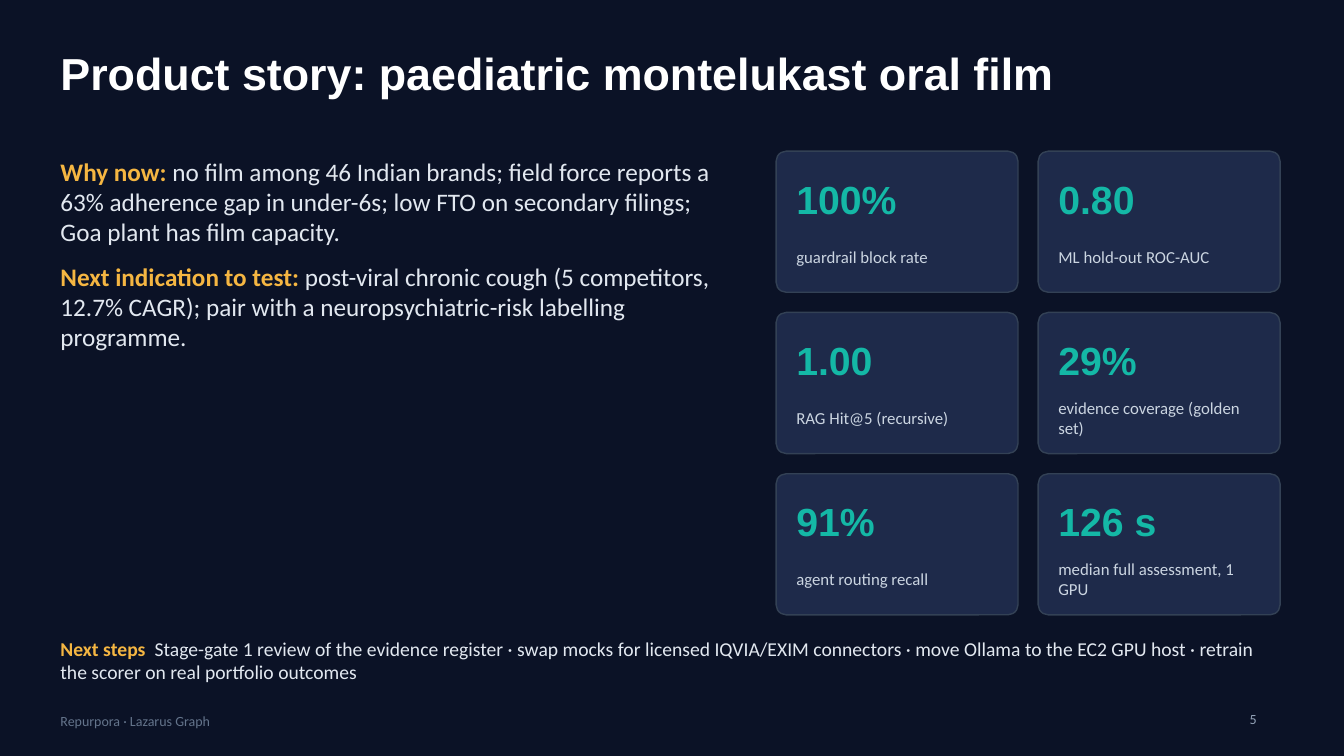
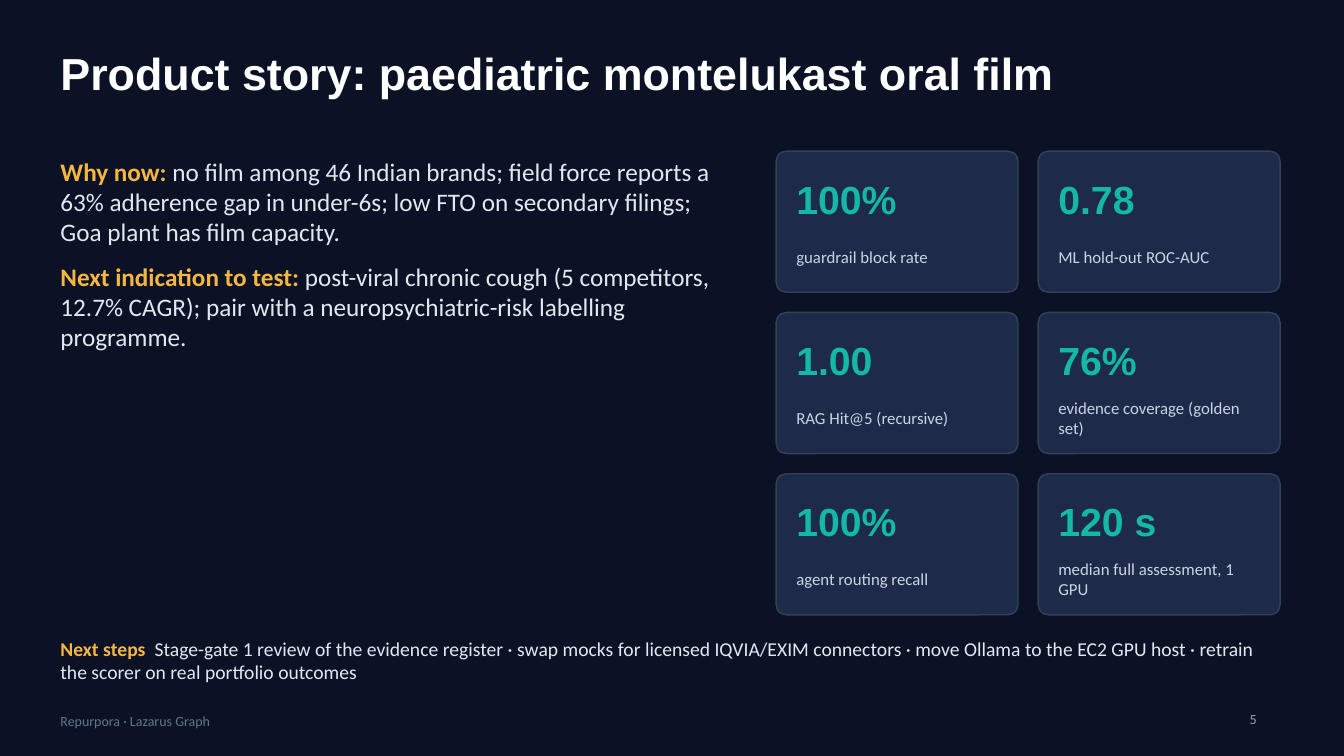
Before and after one commit to Gurjas2112/Pharma_AI_Agent, a slide deck: slide 5 of docs/Repurpora_Journey.pptx. Drawn at 1344x756 pixels with LibreOffice and Linux fonts; fonts in the diff are those of the drawing. Boxes give left, top, right and bottom in pixels: in the first picture for what was removed or moved away, otherwise in the second. Text is boxed around its words. In the diff, an @@ line names an element or a change of style, - is before the commit and + after.

```diff
--- a/docs/Repurpora_Journey.pptx
+++ b/docs/Repurpora_Journey.pptx
@@ text at box(1058, 186, 1134, 215): text changed @@
-0.80
+0.78
@@ text at box(1058, 347, 1136, 376): text changed @@
-29%
+76%
@@ text at box(796, 508, 896, 537): text changed @@
-91%
+100%
@@ text at box(1058, 508, 1157, 537): text changed @@
-126 s
+120 s
```
Also in this commit, not shown: 4 other files.
